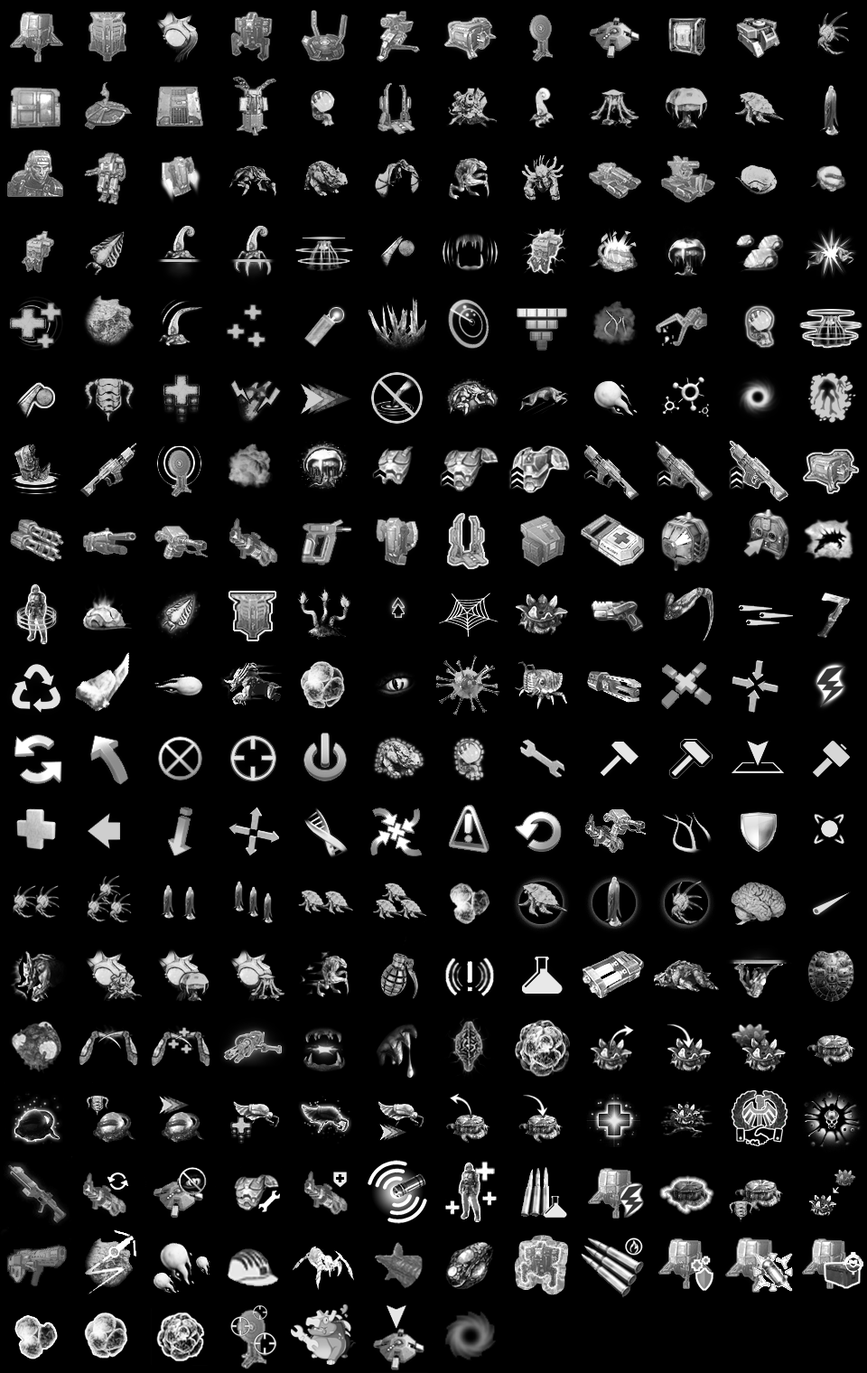
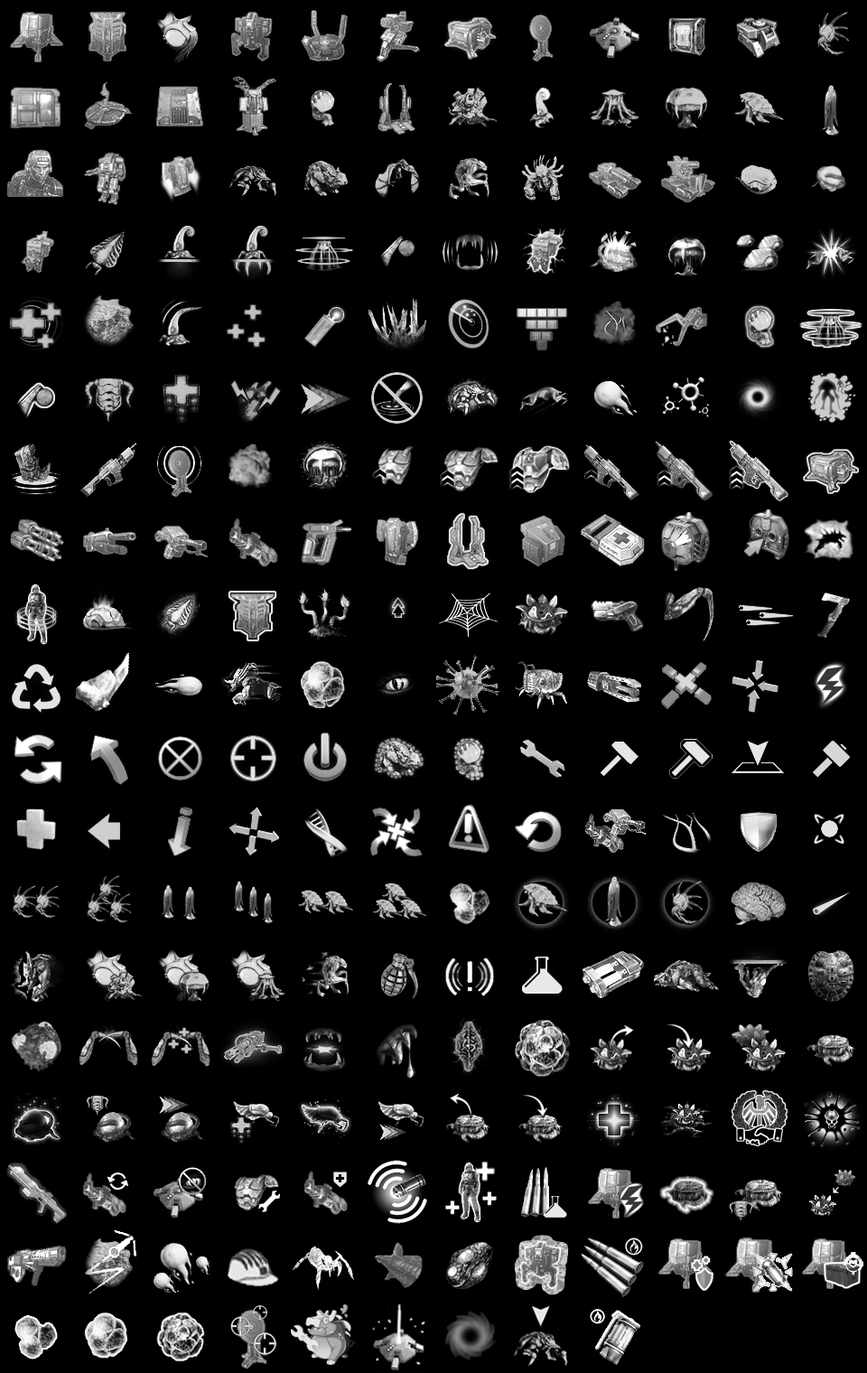
The second 867 × 1373 image is a revision of the first. Changes to its layers:
painted on "图层 0" over [0, 1157, 641, 1368]
